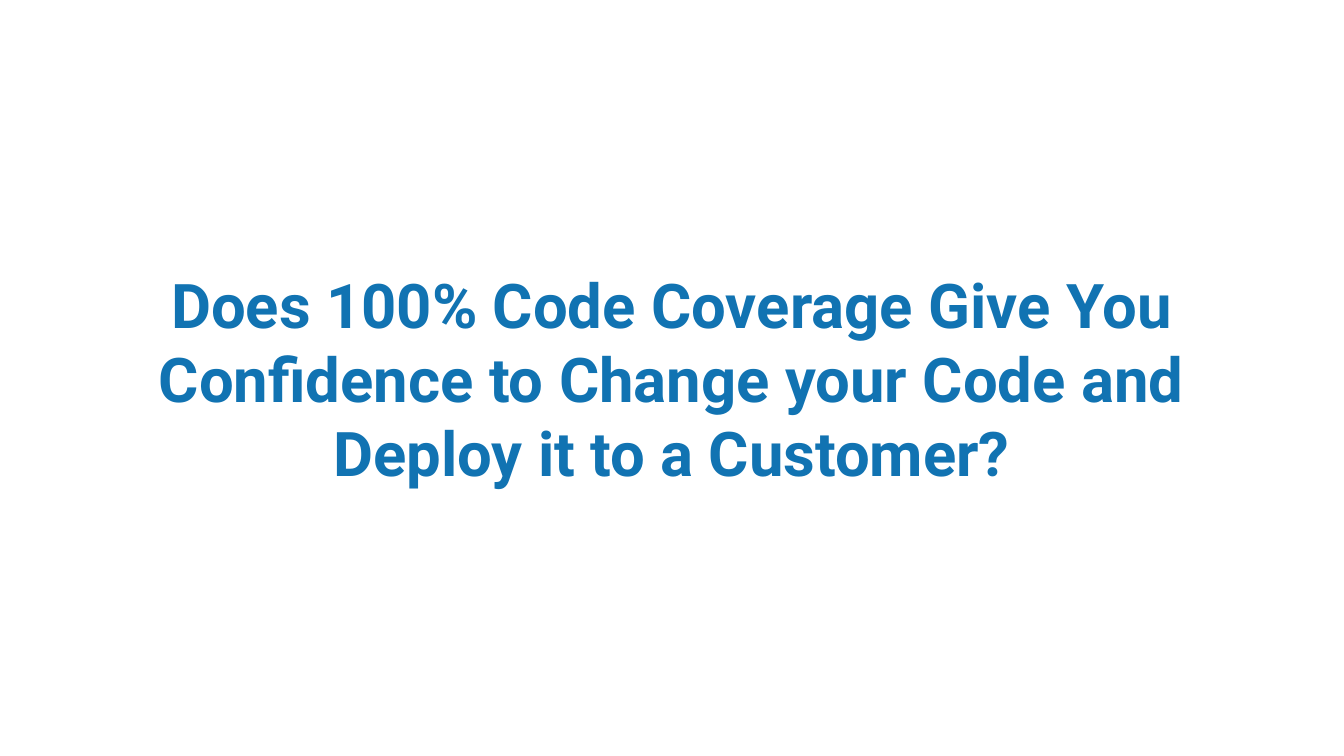
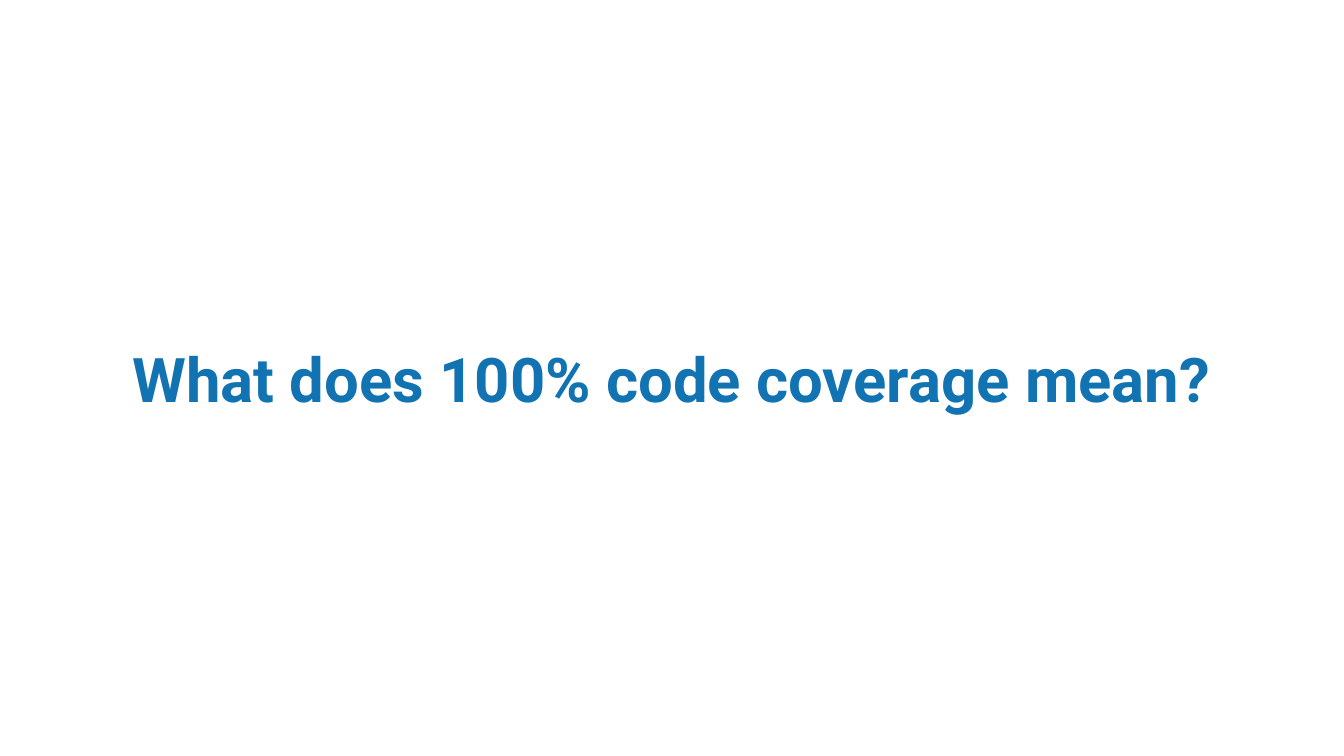
Before and after one commit to MatthewYKnowles/dev-nexus-2020, a slide deck: slide 14 of Who Watches the Watchmen Dev Nexus 2020.pptx. Drawn at 1344x756 pixels with LibreOffice and Linux fonts; fonts in the diff are those of the drawing; background and template pictures are left out. Boxes give left, top, right and bottom in pixels: in the first picture for what was removed or moved away, otherwise in the second. Text is boxed around its words. In the diff, an @@ line names an element or a change of style, - is before the commit and + after.

```diff
--- a/Who Watches the Watchmen Dev Nexus 2020.pptx
+++ b/Who Watches the Watchmen Dev Nexus 2020.pptx
@@ title at [132, 355, 1210, 415]: text changed @@
-Does 100% Code Coverage Give You Confidence to Change your Code and Deploy it to a Customer?
+What does 100% code coverage mean?
```
Also in this commit, not shown: 7 other slides changed, 1 slide added, 1 slide removed, 1 other file.
